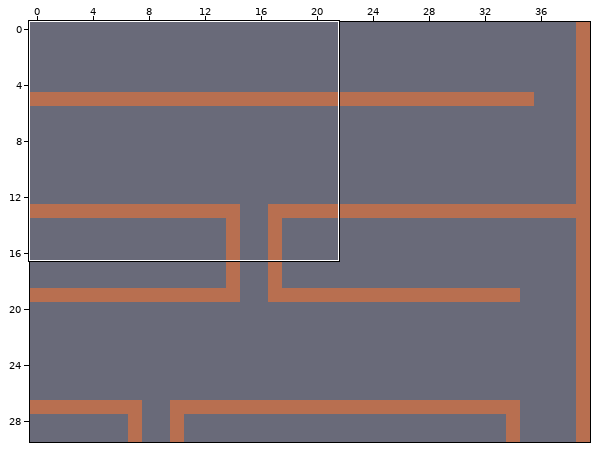
LDtk project: tilebuilding/pixeus.ldtk. Above, an overview of the earlier version with the close-up marked.
Close-up. Old version:
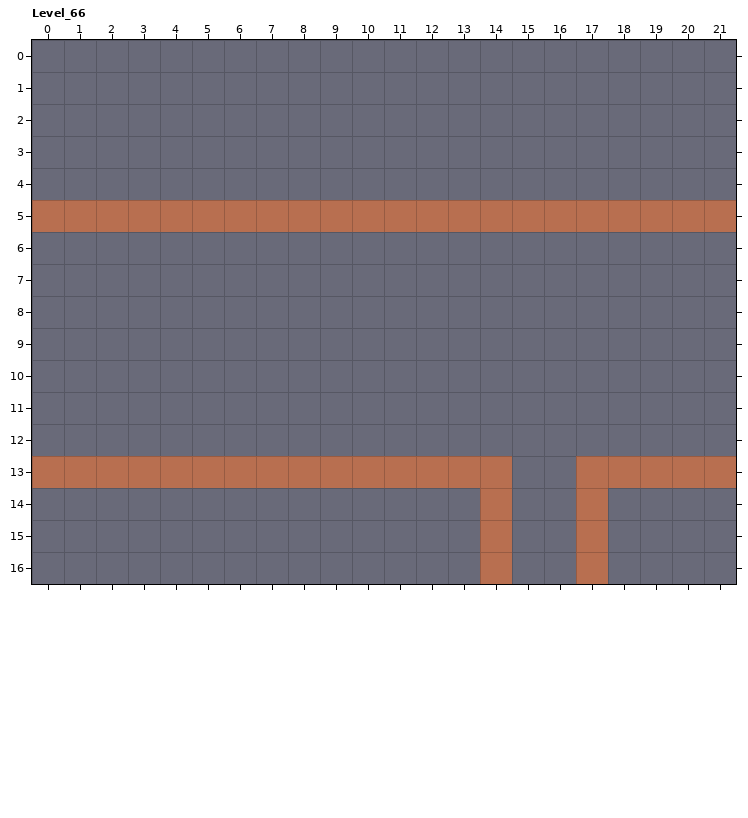
Cells are 16x16 px. Shown: Level_66 x 0..21, y 0..16. The commit also changed other parts of the map, which this record leaves out.
Now the later version:
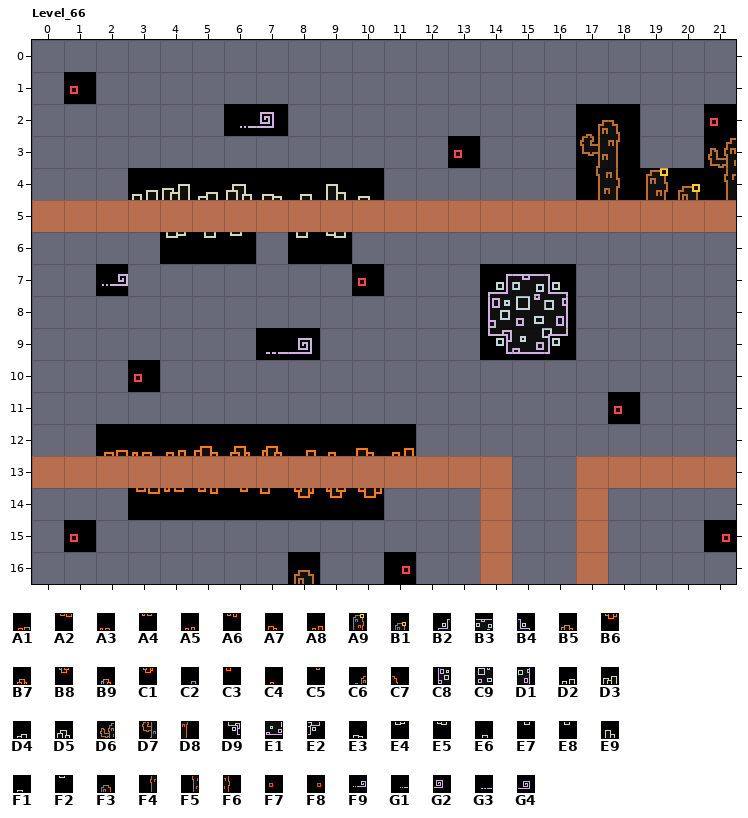
Key: from "Fire": A1 4, A2 4 flipped up-down, A3 5, A4 5 flipped up-down, A5 6, A6 6 flipped up-down, A7 7, A8 8, A9 18, B1 19, B2 21, B3 22, B4 23, B5 24, B6 24 turned 180, B7 25, B8 25 turned 180, B9 26, C1 26 turned 180, C2 27, C3 27 turned 180, C4 28, C5 28 turned 180, C6 38, C7 39, C8 41, C9 42, D1 43, D2 44, D3 45, D4 46, D5 47, D6 56, D7 58, D8 59, D9 61, E1 62, E2 63, E3 64, E4 64 flipped up-down, E5 64 turned 180, E6 65, E7 65 flipped up-down, E8 65 turned 180, E9 66, F1 67, F2 67 flipped up-down, F3 75, F4 76, F5 78, F6 79, F7 86 flipped up-down, F8 86 turned 180, F9 100, G1 101, G2 102, G3 103, G4 104.
__ is an empty cell.
Changes in this commit:
{"where": "layer \"Tiles_Foreground\""}
{"y":2,"x":17,"old":"__ __","new":"C6 C7"}
{"y":3,"x":17,"old":"__ __","new":"D7 D8"}
{"y":3,"x":21,"old":"__","new":"D6"}
{"y":4,"x":3,"old":"__ __ __ __ __ __ __ __","new":"D2 D3 D4 D5 E3 E6 E9 F1"}
{"y":4,"x":17,"old":"__ __","new":"F5 F6"}
{"y":4,"x":21,"old":"__","new":"F4"}
{"y":6,"x":4,"old":"__ __ __","new":"E4 E7 F2"}
{"y":6,"x":8,"old":"__ __","new":"E8 E5"}
{"y":12,"x":2,"old":"__ __ __ __ __ __ __ __ __ __","new":"A1 A3 A5 B5 B7 B9 C2 C4 A7 A8"}
{"y":14,"x":3,"old":"__ __ __ __ __ __ __ __","new":"A2 A4 A6 C5 C3 C1 B8 B6"}
{"y":16,"x":8,"old":"__","new":"F3"}
{"where": "layer \"Tiles_Background\""}
{"y":1,"x":1,"old":"__","new":"F7"}
{"y":2,"x":6,"old":"__ __","new":"G1 G2"}
{"y":2,"x":21,"old":"__","new":"F7"}
{"y":3,"x":13,"old":"__","new":"F7"}
{"y":4,"x":19,"old":"__ __","new":"A9 B1"}
{"y":7,"x":2,"old":"__","new":"F9"}
{"y":7,"x":10,"old":"__","new":"F7"}
{"y":7,"x":14,"old":"__ __ __","new":"B2 B3 B4"}
{"y":8,"x":14,"old":"__ __ __","new":"C8 C9 D1"}
{"y":9,"x":7,"old":"__ __","new":"G3 G4"}
{"y":9,"x":14,"old":"__ __ __","new":"D9 E1 E2"}
{"y":10,"x":3,"old":"__","new":"F7"}
{"y":11,"x":18,"old":"__","new":"F7"}
{"y":15,"x":1,"old":"__","new":"F7"}
{"y":15,"x":21,"old":"__","new":"F8"}
{"y":16,"x":11,"old":"__","new":"F8"}
